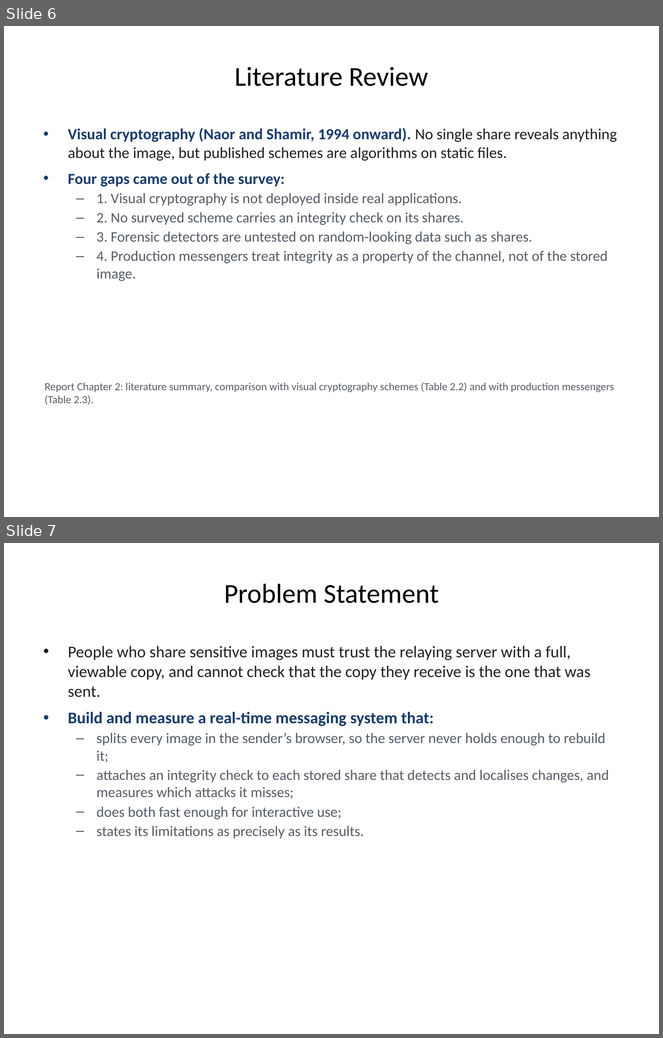
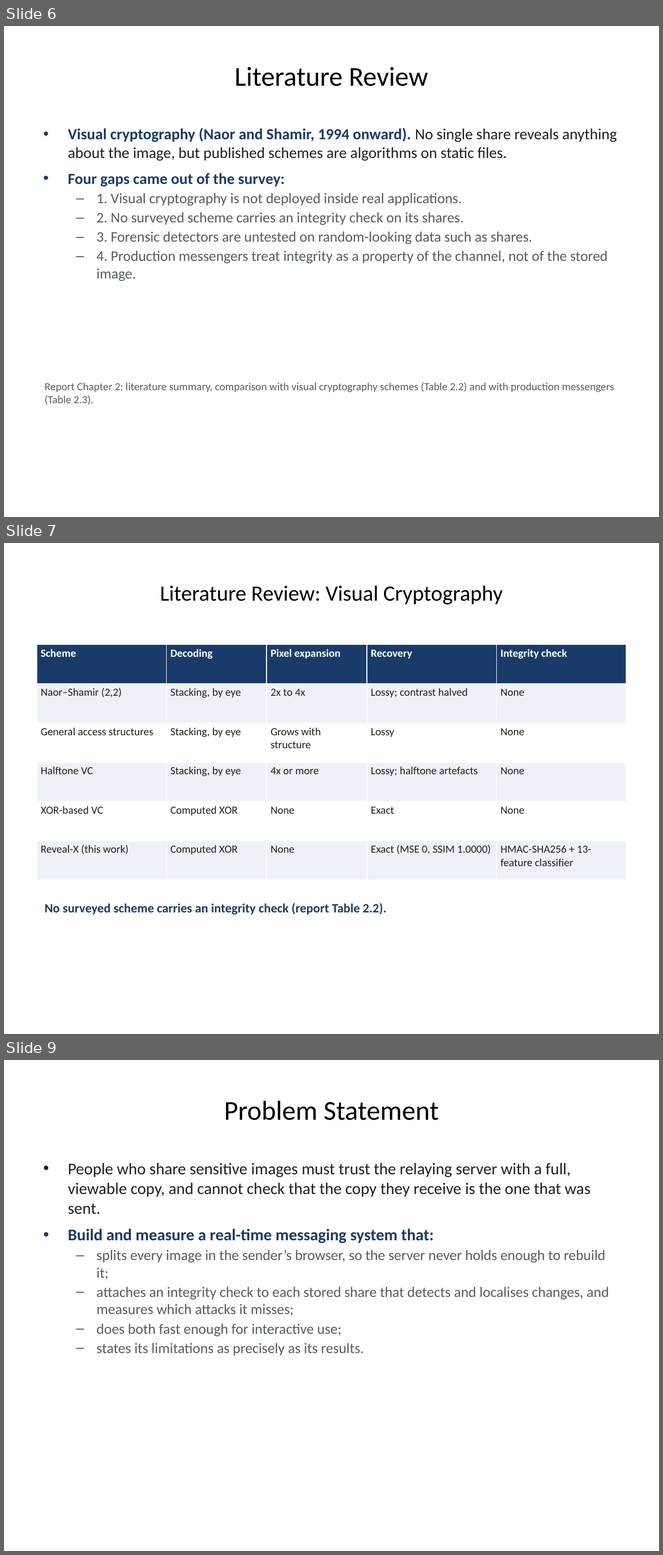
Before and after one commit to 1337PAIN/Reveal-X-chat, a slide deck: Reveal-X_FYP_Presentation.pptx. Shown one above the other, each under a label of ours: slides 6 and 7 before the commit, slides 6, 7 and 9 after it; the slides between them are not shown. The pictures are 663x1038 and 663x1555 pixels, drawn with LibreOffice and Linux fonts; fonts in the diff are those of the drawing; background and template pictures are left out. Boxes give left, top, right and bottom in pixels: in the first picture for what was removed or moved away, otherwise in the second. Text is boxed around its words. In the diff, an @@ line names an element or a change of style, - is before the commit and + after.

Commit message:
Extend the FYP presentation to 49 slides
Adds the report's comparison tables, layered architecture, STRIDE and
threat resistance model, the detector's features and datasets, the test
suite by area and test case TC-01, storage cost, the two integrity
layers, the classifier comparison, server/browser parity, Objective 9,
critical review, future recommendations, a reconstruction screenshot
and a conclusion.

```diff
--- a/Reveal-X_FYP_Presentation.pptx
+++ b/Reveal-X_FYP_Presentation.pptx
@@ slide 7 added at bbox=[4, 543, 659, 1034], background picture (left out) @@
@@ title added at bbox=[160, 585, 503, 605], 24 pt, text #000000 @@
+Literature Review: Visual Cryptography
@@ table added at bbox=[37, 644, 626, 880], 6 rows, 5 columns @@
+Scheme | Decoding | Pixel expansion | Recovery | Integrity check
+Naor–Shamir (2,2) | Stacking, by eye | 2x to 4x | Lossy; contrast halved | None
+General access structures | Stacking, by eye | Grows with structure | Lossy | None
+Halftone VC | Stacking, by eye | 4x or more | Lossy; halftone artefacts | None
+XOR-based VC | Computed XOR | None | Exact | None
+Reveal-X (this work) | Computed XOR | None | Exact (MSE 0, SSIM 1.0000) | HMAC-SHA256 + 13-feature classifier
@@ text added at bbox=[45, 903, 387, 915], 14 pt, text #193B69, bold @@
+No surveyed scheme carries an integrity check (report Table 2.2).
@@ what was slide 7 is now slide 9 @@
```
Also in this commit, not shown: 17 other slides added, 1 other file.
